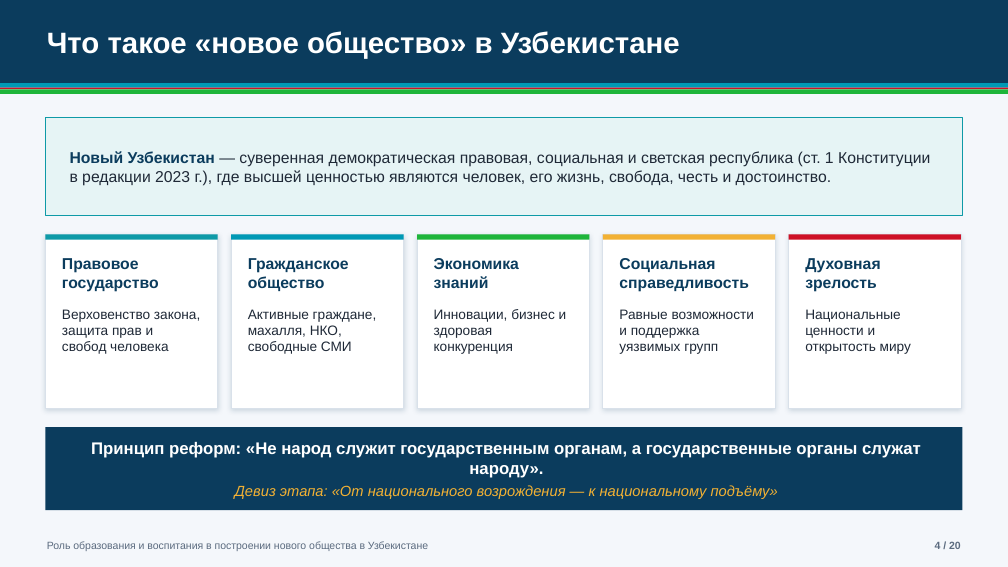
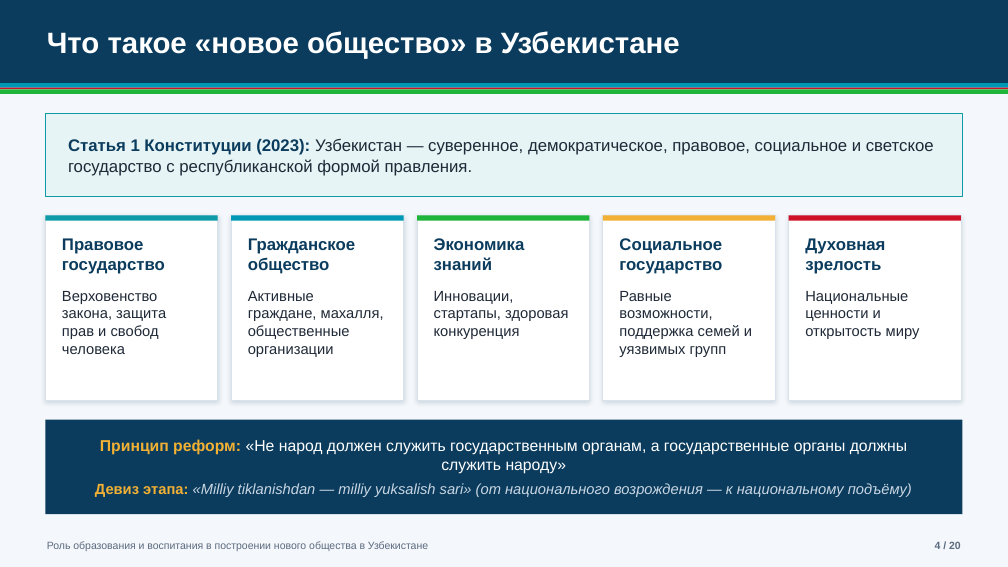
Before and after one commit to muhammadfayzboss-a11y/Prezentatsiyaga, a slide deck: slide 4 of Obrazovanie_i_vospitanie_Novyi_Uzbekistan.pptx. Drawn at 1008x567 pixels with LibreOffice and Linux fonts; fonts in the diff are those of the drawing. Boxes give left, top, right and bottom in pixels: in the first picture for what was removed or moved away, otherwise in the second. Text is boxed around its words. In the diff, an @@ line names an element or a change of style, - is before the commit and + after.

Commit message:
Replace presentation with corrected version
Old version removed. Fixed facts (Constitution art. 1 wording, outdated/unverified statistics replaced with sourced data), broken word and unsupported symbols, text overflow in narrow columns, unattributed quote; added sources and updated README.

```diff
--- a/Obrazovanie_i_vospitanie_Novyi_Uzbekistan.pptx
+++ b/Obrazovanie_i_vospitanie_Novyi_Uzbekistan.pptx
@@ rectangle "Статья 1 Конституции (2023): Узбекистан ...": place and size @@
-rectangle "Статья 1 Конституции (2023): Узбекистан ..." at box(45, 117, 963, 216)
+rectangle "Статья 1 Конституции (2023): Узбекистан ..." at box(45, 113, 963, 197)
@@ text in rectangle at box(68, 139, 934, 176): text added @@
+Статья 1 Конституции (2023): Узбекистан — суверенное, демократическое, правовое, социальное и светское государство с республиканской формой правления.
@@ text removed at box(70, 151, 930, 186) @@
-Новый Узбекистан — суверенная демократическая правовая, социальная и светская республика (ст. 1 Конституции в редакции 2023 г.), где высшей ценностью являются человек, его жизнь, свобода, честь и достоинство.
@@ rectangle: place and size @@
-rectangle at box(45, 234, 218, 408)
+rectangle at box(45, 216, 218, 401)
@@ rectangle: place and size @@
-rectangle at box(231, 234, 404, 408)
+rectangle at box(231, 216, 404, 401)
@@ rectangle: place and size @@
-rectangle at box(417, 234, 590, 408)
+rectangle at box(417, 216, 590, 401)
@@ rectangle: place and size @@
-rectangle at box(603, 234, 775, 408)
+rectangle at box(603, 216, 775, 401)
@@ text added at box(619, 238, 722, 274), 16 pt, text #0B3C5D, bold @@
+Социальное государство
@@ 5 rectangles, 4 texts: place and size @@
-5 rectangles, 4 texts at box(45, 234, 961, 292)
+5 rectangles, 4 texts at box(45, 216, 961, 274)
@@ rectangle: place and size @@
-rectangle at box(789, 234, 961, 408)
+rectangle at box(789, 216, 961, 401)
@@ size 15 to 16 pt in 4 elements at box(62, 238, 165, 274), box(248, 238, 355, 274), box(434, 238, 525, 270), box(805, 238, 885, 274) @@
@@ text removed at box(619, 258, 748, 292) @@
-Социальная справедливость
@@ text "Верховенство закона, защита прав и ...": place and size @@
-text "Верховенство закона, защита прав и ..." at box(62, 309, 200, 354)
+text "Верховенство закона, защита прав и ..." at box(62, 291, 166, 354)
@@ text "Верховенство закона, защита прав и ..." at box(62, 291, 166, 354): size 13 to 14 pt @@
@@ text at box(248, 291, 384, 357): text changed; size 13 to 14 pt @@
-Активные граждане, махалля, НКО, свободные СМИ
+Активные граждане, махалля, общественные организации
@@ text at box(434, 291, 568, 339): text changed; size 13 to 14 pt @@
-Инновации, бизнес и здоровая конкуренция
+Инновации, стартапы, здоровая конкуренция
@@ text at box(619, 291, 752, 357): text changed; size 13 to 14 pt @@
-Равные возможности и поддержка уязвимых групп
+Равные возможности, поддержка семей и уязвимых групп
@@ text "Национальные ценности и открытость миру" at box(805, 291, 920, 339): size 13 to 14 pt @@
@@ text "Национальные ценности и открытость миру": place and size @@
-text "Национальные ценности и открытость миру" at box(805, 309, 911, 354)
+text "Национальные ценности и открытость миру" at box(805, 291, 920, 339)
@@ rectangle: place and size @@
-rectangle at box(45, 427, 963, 510)
+rectangle at box(45, 420, 963, 514)
@@ text at box(95, 439, 912, 497): text changed; size 16 to 14 pt; text colour #FFFFFF to #C9D6E3; bold off @@
-Принцип реформ: «Не народ служит государственным органам, а государственные органы служат народу».
-Девиз этапа: «От национального возрождения — к национальному подъёму»
+Принцип реформ: «Не народ должен служить государственным органам, а государственные органы должны служить народу»
+Девиз этапа: «Milliy tiklanishdan — milliy yuksalish sari» (от национального возрождения — к национальному подъёму)
```
Also in this commit, not shown: 17 other slides changed, 1 slide added, 1 slide removed, 1 other file.
